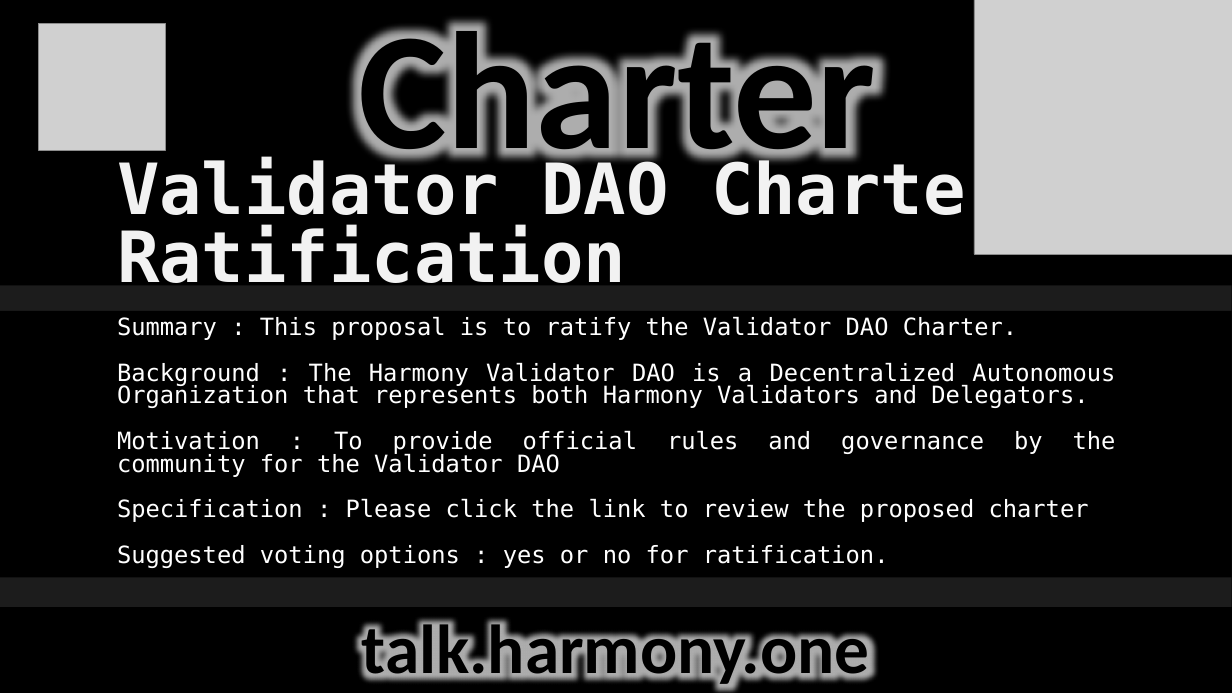
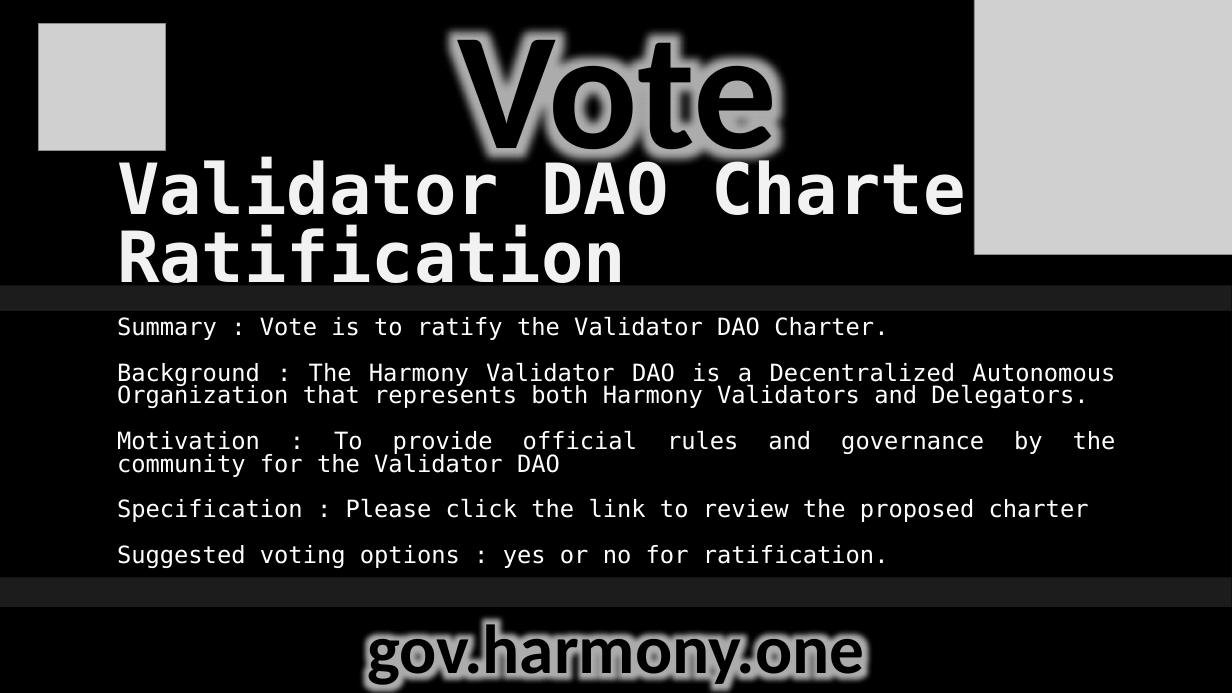
Before and after one commit to harmony-one-vdao/dao_twitter, a slide deck: slide 1 of tweet_data/media/HIP/charter.pptx. Drawn at 1232x693 pixels with LibreOffice and Linux fonts; fonts in the diff are those of the drawing; grey boxes stand for pictures; background and template pictures are left out. Boxes give left, top, right and bottom in pixels: in the first picture for what was removed or moved away, otherwise in the second. Text is boxed around its words. In the diff, an @@ line names an element or a change of style, - is before the commit and + after.

Commit message:
[ADD] charter Vote

```diff
--- a/tweet_data/media/HIP/charter.pptx
+++ b/tweet_data/media/HIP/charter.pptx
@@ text at [457, 29, 777, 187]: text changed @@
-Charter
+Vote
@@ subtitle at [117, 316, 888, 340]: text changed @@
-Summary : This proposal is to ratify the Validator DAO Charter.
+Summary : Vote is to ratify the Validator DAO Charter.
@@ text at [367, 618, 864, 691]: text changed @@
-talk.harmony.one
+gov.harmony.one
```
Also in this commit, not shown: 3 other files.
